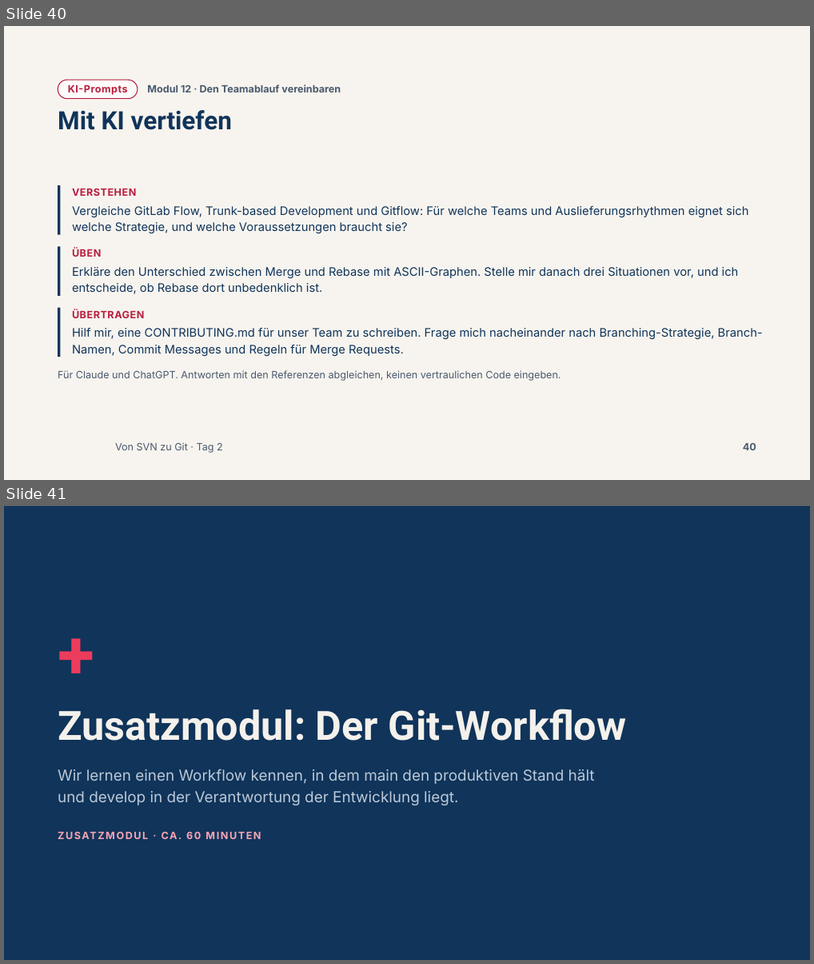
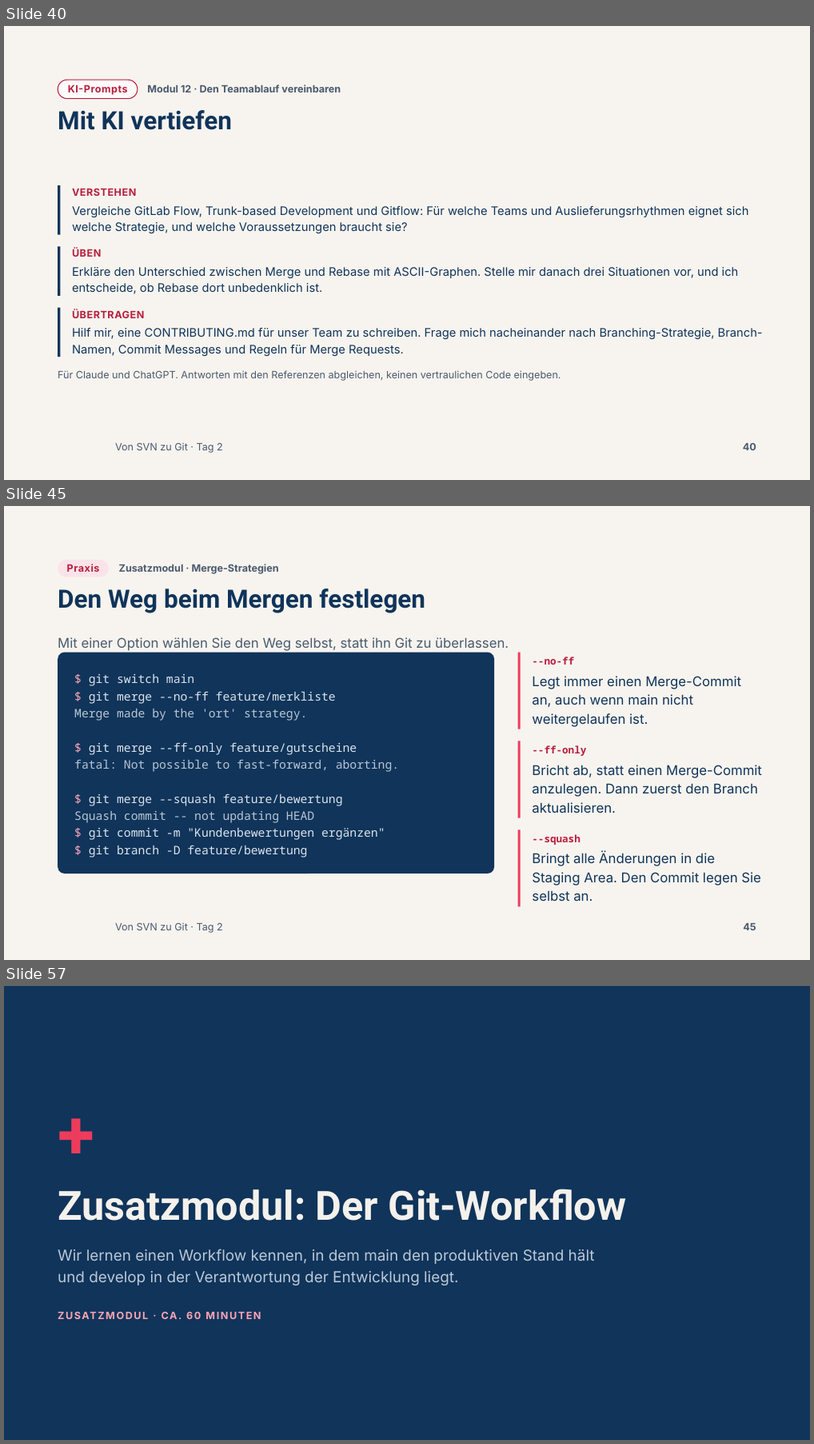
Before and after one commit to AndreasSchoenfeldUser/Von-SVN-zu-Git-Workshop, a slide deck: slides/pptx/tag2.pptx. Shown one above the other, each under a label of ours: slides 40 and 41 before the commit, slides 40, 45 and 57 after it; the slides between them are not shown. The pictures are 814x964 and 814x1444 pixels, drawn with LibreOffice and Linux fonts; fonts in the diff are those of the drawing; background and template pictures are left out. Boxes give left, top, right and bottom in pixels: in the first picture for what was removed or moved away, otherwise in the second. Text is boxed around its words. In the diff, an @@ line names an element or a change of style, - is before the commit and + after.

```diff
--- a/slides/pptx/tag2.pptx
+++ b/slides/pptx/tag2.pptx
@@ slide 45 added at bbox=[4, 506, 810, 960], background #F7F4EF; not listed: 1 template element that a slide beside it also shows @@
@@ rounded rectangle added at bbox=[58, 560, 110, 576], fill #FBE4E9 @@
@@ text added at bbox=[67, 564, 100, 572], 12 pt, text #B81E3E, bold @@
+Praxis
@@ text added at bbox=[119, 564, 279, 574], 12 pt, text #4A5A6E, bold @@
+Zusatzmodul · Merge-Strategien
@@ title added at bbox=[58, 588, 426, 613], 30 pt, text #10345A, bold @@
+Den Weg beim Mergen festlegen
@@ text added at bbox=[58, 637, 509, 651], 16 pt, text #4A5A6E @@
+Mit einer Option wählen Sie den Weg selbst, statt ihn Git zu überlassen.
@@ rounded rectangle added at bbox=[58, 652, 494, 874], fill #10345A @@
@@ rectangle added at bbox=[518, 652, 521, 729], fill #EC3C5C @@
@@ text added at bbox=[532, 656, 574, 664], 12 pt, text #B81E3E, bold @@
+--no-ff
@@ text added at bbox=[74, 674, 399, 857], 14 pt, text #DCE4EC @@
+$ git switch main
+$ git merge --no-ff feature/merkliste
+Merge made by the 'ort' strategy.
+$ git merge --ff-only feature/gutscheine
+fatal: Not possible to fast-forward, aborting.
+$ git merge --squash feature/bewertung
+Squash commit -- not updating HEAD
+$ git commit -m "Kundenbewertungen ergänzen"
+$ git branch -D feature/bewertung
@@ text added at bbox=[532, 676, 742, 727], 16 pt, text #10345A @@
+Legt immer einen Merge-Commit an, auch wenn main nicht weitergelaufen ist.
@@ rectangle added at bbox=[518, 740, 521, 817], fill #EC3C5C @@
@@ text added at bbox=[532, 745, 586, 756], 12 pt, text #B81E3E, bold @@
+--ff-only
@@ text added at bbox=[532, 764, 762, 812], 16 pt, text #10345A @@
+Bricht ab, statt einen Merge-Commit anzulegen. Dann zuerst den Branch aktualisieren.
@@ rectangle added at bbox=[518, 830, 521, 907], fill #EC3C5C @@
@@ text added at bbox=[532, 834, 580, 844], 12 pt, text #B81E3E, bold @@
+--squash
@@ text added at bbox=[532, 852, 762, 900], 16 pt, text #10345A @@
+Bringt alle Änderungen in die Staging Area. Den Commit legen Sie selbst an.
@@ page number added at bbox=[743, 923, 756, 930], 12 pt, text #4A5A6E, bold @@
+45
@@ what was slide 41 is now slide 57 @@
```
Also in this commit, not shown: 1 slide changed, 15 other slides added, 44 other files.
